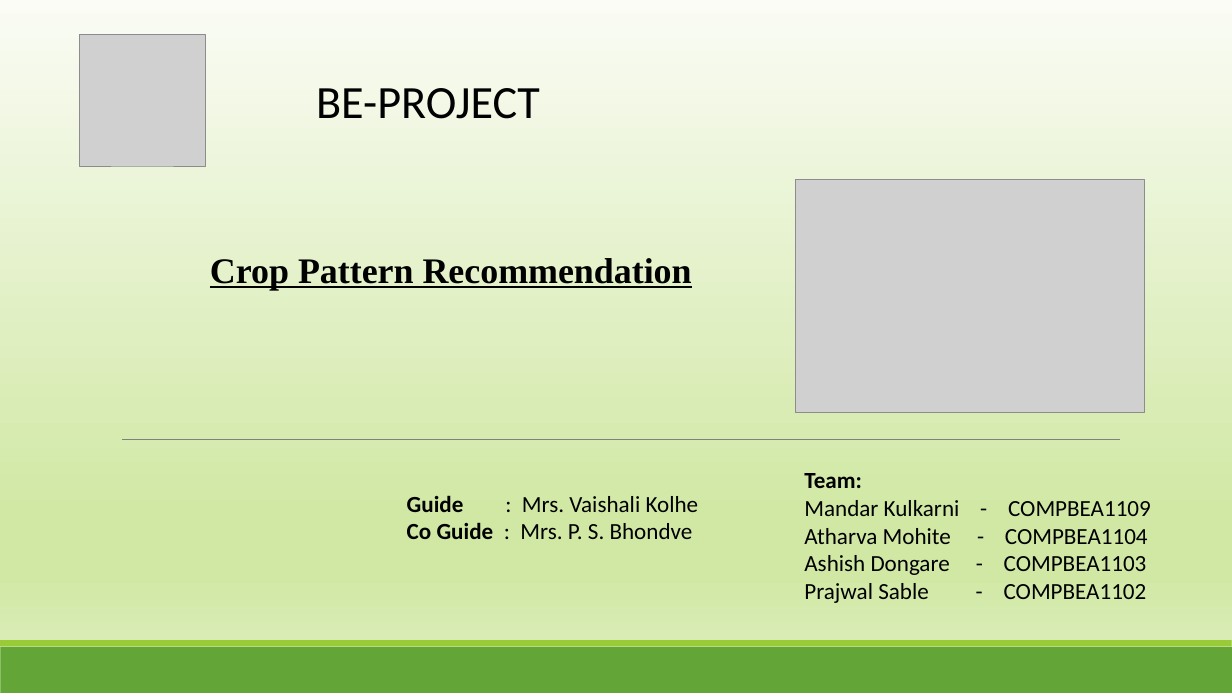
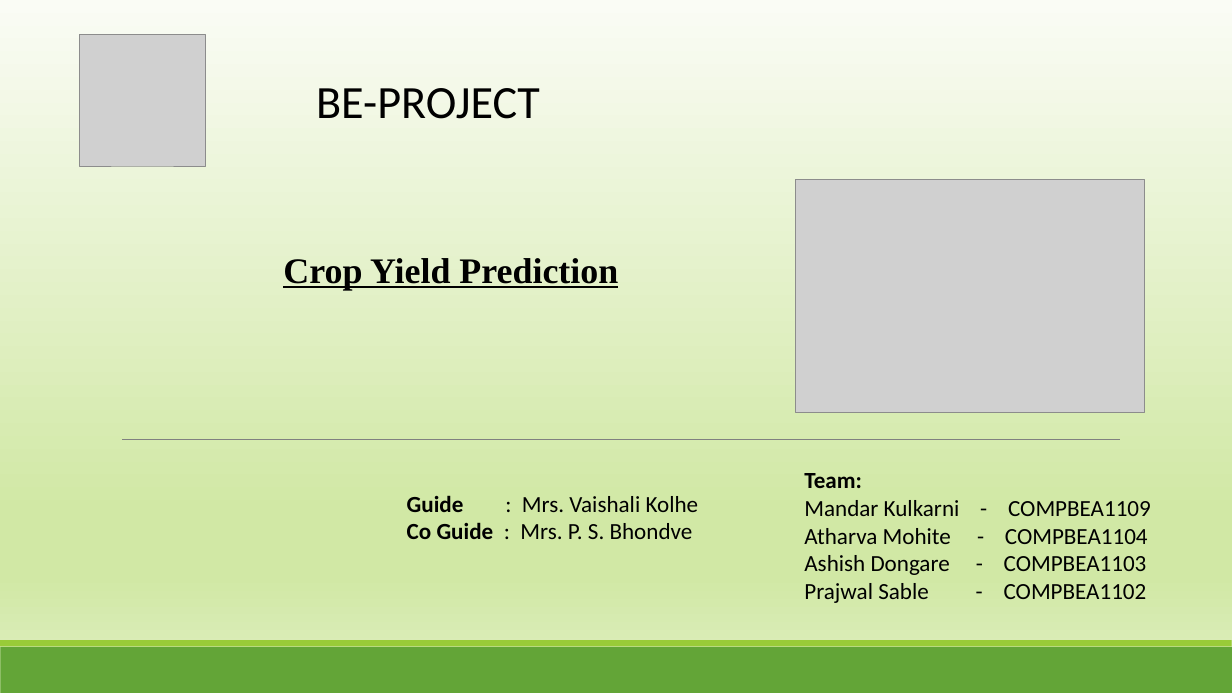
Before and after one commit to prajwalsable99/B.E.Project-, a slide deck: slide 1 of project-review1 grp-26.pptx. Drawn at 1232x693 pixels with LibreOffice and Linux fonts; fonts in the diff are those of the drawing; grey boxes stand for pictures. Boxes give left, top, right and bottom in pixels: in the first picture for what was removed or moved away, otherwise in the second. Text is boxed around its words. In the diff, an @@ line names an element or a change of style, - is before the commit and + after.

```diff
--- a/project-review1 grp-26.pptx
+++ b/project-review1 grp-26.pptx
@@ text at bbox=[283, 258, 618, 290]: text changed @@
-Crop Pattern Recommendation
+Crop Yield Prediction
```
Also in this commit, not shown: 1 other slide changed, 1 slide added, 1 slide removed, 2 other files.
